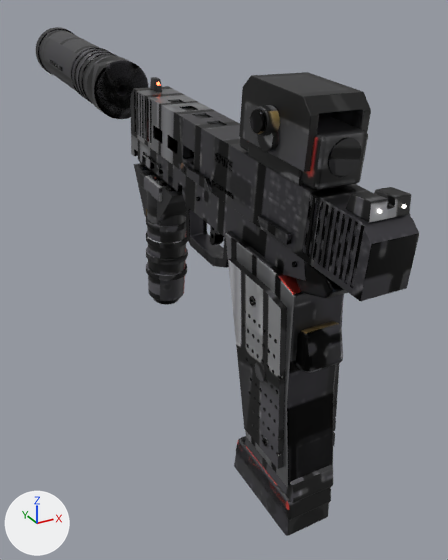
The glTF model assets/models/weapons/pistol.glb, before and after one commit.
The view is the same before and after, from a 50 mm lens placed at (-0.157, -0.288, 0.103), pointed at (0.028, 0.048, -0.065). Lighting does not change. The marker at lower left points along +X, +Y and +Z. The picture after the commit comes second. Where no turn or scale is listed for an object, it has been applied to the vertices. Vertices at exactly the same position are counted once.

The scene before the commit, as lines of its bpy script (objects in view):
```python
ob_att_muzzle_supp = bpy.data.objects.new('att.muzzle.supp', me_att_muzzle_supp)
ob_att_muzzle_supp.location = (0.0, -0.0058, 0.0019)
ob_att_optic_reddot = bpy.data.objects.new('att.optic.reddot', me_att_optic_reddot)
ob_att_optic_reddot.location = (0.0007, -0.0488, -0.0032)
ob_att_stock_light = bpy.data.objects.new('att.stock.light', me_att_stock_light)
ob_att_stock_light.location = (0.0, -0.0058, 0.0019)
ob_mesh_root = bpy.data.objects.new('mesh.root', me_frame)
ob_mesh_root.location = (0.0, -0.0058, 0.0019)
ob_mesh_slide = bpy.data.objects.new('mesh.slide', me_slide)
ob_mesh_slide.location = (0.0007, -0.0488, -0.0032)
# also in view: 'mesh.mag' at (0.001, -0.067, -0.058); 'att.optic.scope' at (-0.002, -0.067, 0.05); 'att.grip.angled' at (-0.001, 0.07, -0.01); 'att.grip.vertical' at (-0.001, 0.073, -0.041); 'att.stock.heavy' at (0.001, -0.064, -0.134)
```
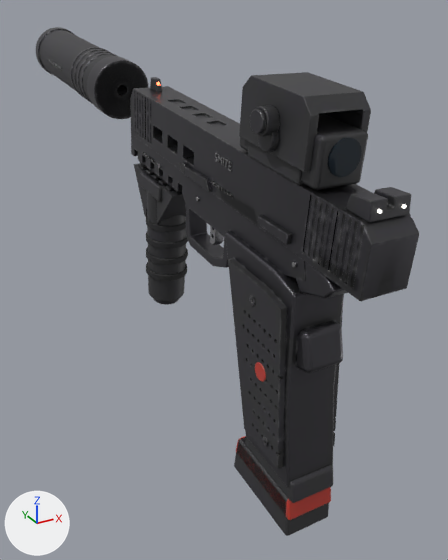
What differs and where, as boxes [x1, y1, x2, y2] in the pictures (448 x 560 px; the box of a moved part takes in the faces that stretch with it):
part 1 of me_att_optic_reddot, moved or reshaped
    both: [305, 93, 371, 171]
part 2 of me_att_optic_reddot, surface changed
    both: [239, 72, 371, 185]
part 3 of me_slide, moved or reshaped
    before: [134, 86, 370, 222]
    after: [135, 87, 419, 287]
part 4 of me_slide, moved or reshaped
    before: [352, 187, 419, 287]
    after: [353, 187, 411, 222]
part 5 of me_slide, moved or reshaped (not visible before)
    after: [134, 86, 240, 133]
part 6 of me_slide, surface changed
    both: [130, 77, 419, 301]
part 7 of me_att_stock_light, surface changed
    both: [236, 436, 331, 520]
part 8 of me_frame, surface changed
    both: [131, 134, 345, 488]

The edits, one by one:
me_att_optic_reddot has 1032 vertices, 2032 faces and spans x -0.0227..0.0213, y -0.0455..0.0071, z 0.0385..0.0792.
me_att_optic_reddot is used by ob_att_optic_reddot; location (0.0007, -0.0488, -0.0032).
me_att_optic_reddot part 1: 176 of 1032 vertices moved; they spanned x -0.0115..0.0121, y -0.0455..0.0067, z 0.0494..0.0747 and now span x -0.0115..0.0121, y -0.0455..0.0067, z 0.0494..0.0747; mean shift (0.0, 0.0, 0.0); largest move (-0.0113, 0.0041, 0.0737) -> (0.0117, -0.0429, 0.0495).
me_att_optic_reddot part 2: 1756 kept faces spanning x -0.0227..0.0213, y -0.0455..0.0071, z 0.0385..0.0792 get new texture (UV) coordinates.
me_slide has 5272 vertices, 10428 faces and spans x -0.014..0.014, y -0.081..0.148, z 0.004..0.066.
me_slide is used by ob_mesh_slide; location (0.0007, -0.0488, -0.0032).
me_slide part 3: 165 of 5272 vertices moved; they spanned x -0.006..0.003, y -0.01..0.107, z 0.042..0.056 and now span x -0.01..0.013, y -0.076..0.145, z 0.033..0.056; mean shift (-0.001, -0.023, -0.004); largest move (-0.005, 0.066, 0.051) -> (0.013, -0.075, 0.033).
me_slide part 4: 98 of 5272 vertices moved; they spanned x -0.01..0.013, y -0.077..-0.064, z 0.033..0.043 and now span x -0.01..0.005, y -0.077..0.146, z 0.038..0.053; mean shift (-0.002, 0.081, 0.005); largest move (0.013, -0.076, 0.033) -> (-0.002, 0.146, 0.04).
me_slide part 5: 86 of 5272 vertices moved; they spanned x -0.01..0.005, y 0.143..0.146, z 0.04..0.055 and now span x -0.01..0.005, y 0.05..0.146, z 0.04..0.056; mean shift (0.004, -0.049, 0.002); largest move (-0.001, 0.146, 0.04) -> (0.003, 0.05, 0.049).
me_slide part 6: 9555 kept faces spanning x -0.014..0.014, y -0.081..0.148, z 0.004..0.066 get new texture (UV) coordinates.
me_att_stock_light has 96 vertices, 188 faces and spans x -0.0134..0.0154, y -0.0873..-0.0328, z -0.139..-0.1212.
me_att_stock_light is used by ob_att_stock_light; location (0.0, -0.0058, 0.0019).
me_att_stock_light part 7: 188 kept faces spanning x -0.0134..0.0154, y -0.0873..-0.0328, z -0.139..-0.1212 get new texture (UV) coordinates.
me_frame has 16608 vertices, 33092 faces and spans x -0.018..0.02, y -0.104..0.108, z -0.119..0.026.
me_frame is used by ob_mesh_root; location (0.0, -0.0058, 0.0019).
me_frame part 8: 32742 kept faces spanning x -0.018..0.02, y -0.104..0.108, z -0.119..0.026 get new texture (UV) coordinates.
